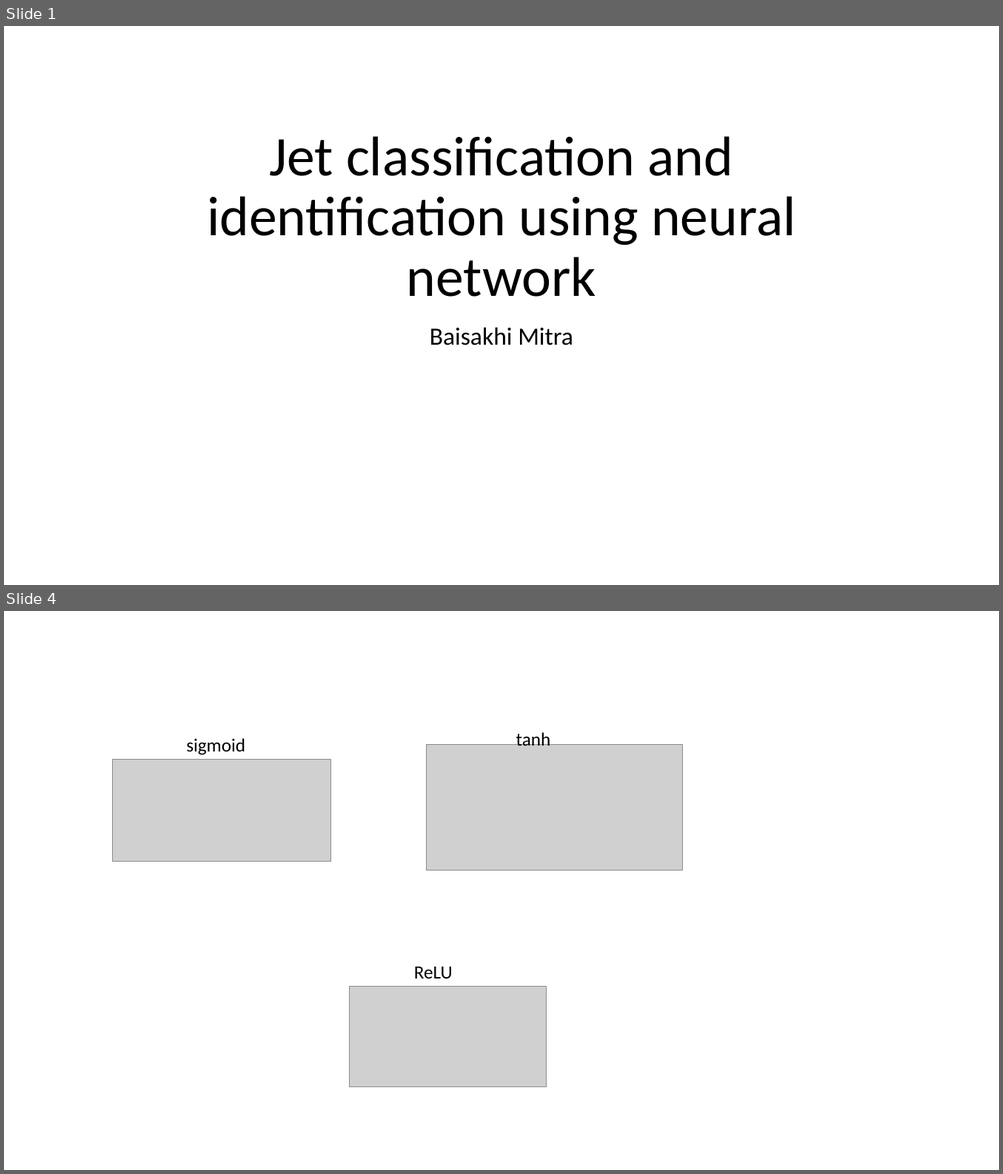
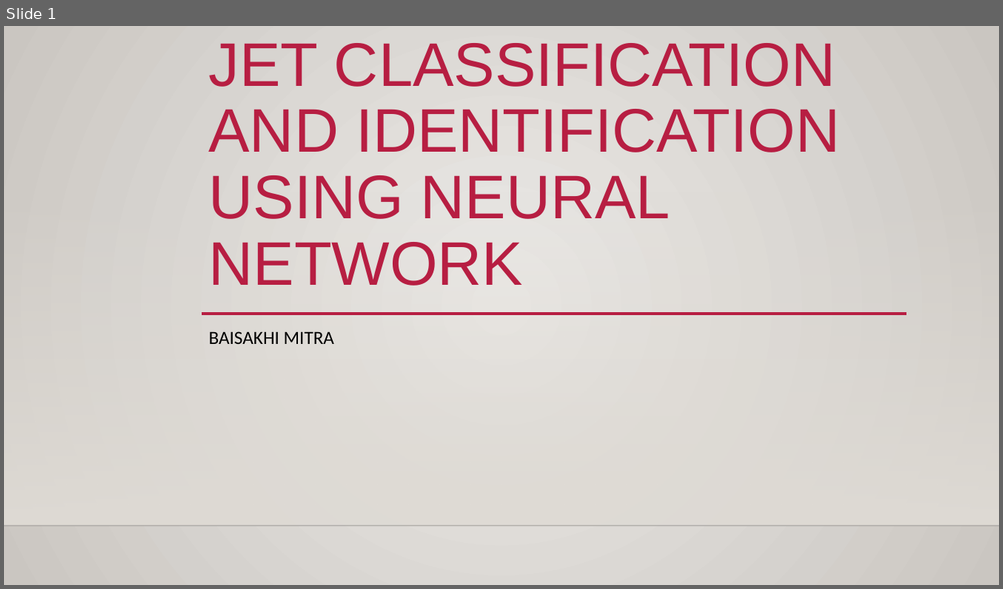
Before and after one commit to bmitraSLAC/NN-in-Jet-classification, a slide deck: Jet_Classifcation.pptx. Shown one above the other, each under a label of ours: slides 1 and 4 before the commit, slide 1 after it; the slides between them are not shown. The pictures are 1003x1174 and 1003x589 pixels, drawn with LibreOffice and Linux fonts; fonts in the diff are those of the drawing; grey boxes stand for pictures; background and template pictures are left out. Boxes give left, top, right and bottom in pixels: in the first picture for what was removed or moved away, otherwise in the second. Text is boxed around its words. In the diff, an @@ line names an element or a change of style, - is before the commit and + after.

```diff
--- a/Jet_Classifcation.pptx
+++ b/Jet_Classifcation.pptx
@@ slide 4 removed at <box>4,611,999,1170</box>, background #FFFFFF @@
@@ text removed at <box>186,738,245,755</box> @@
-sigmoid
@@ text removed at <box>516,731,551,746</box> @@
-tanh
@@ picture removed at <box>112,760,331,862</box> @@
@@ picture removed at <box>427,744,683,871</box> @@
@@ picture removed at <box>350,987,546,1087</box> @@
@@ text removed at <box>414,966,452,980</box> @@
-ReLU
@@ slide 1 changed as well @@
@@ background #FFFFFF to gradient #ECEAE7 to #CAC7C1 @@
@@ title at <box>209,43,839,286</box>: text changed; size 54 to 59.4 pt; font Calibri to Arial; text colour #000000 to #B71E42 @@
-Jet classification and identification using neural network
+JET CLASSIFICATION AND IDENTIFICATION USING NEURAL NETWORK
@@ rectangle added at <box>4,191,999,526</box>, fill gradient #DFDBD5 @@
@@ line added from (201, 314) to (906, 314), #B71E42 2.5 pt @@
@@ subtitle at <box>209,332,334,344</box>: text changed; size 24 to 18 pt @@
-Baisakhi Mitra
+BAISAKHI MITRA
@@ line added from (4, 526) to (999, 526), #000001 1 pt @@
```
Also in this commit, not shown: 2 other slides changed, 8 slides added, 1 other slide removed.
